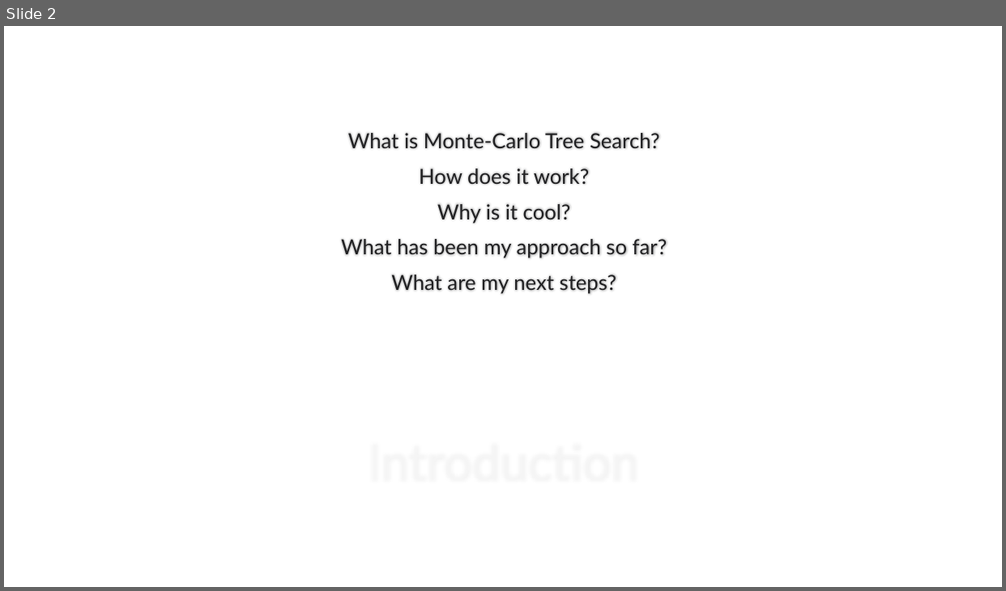
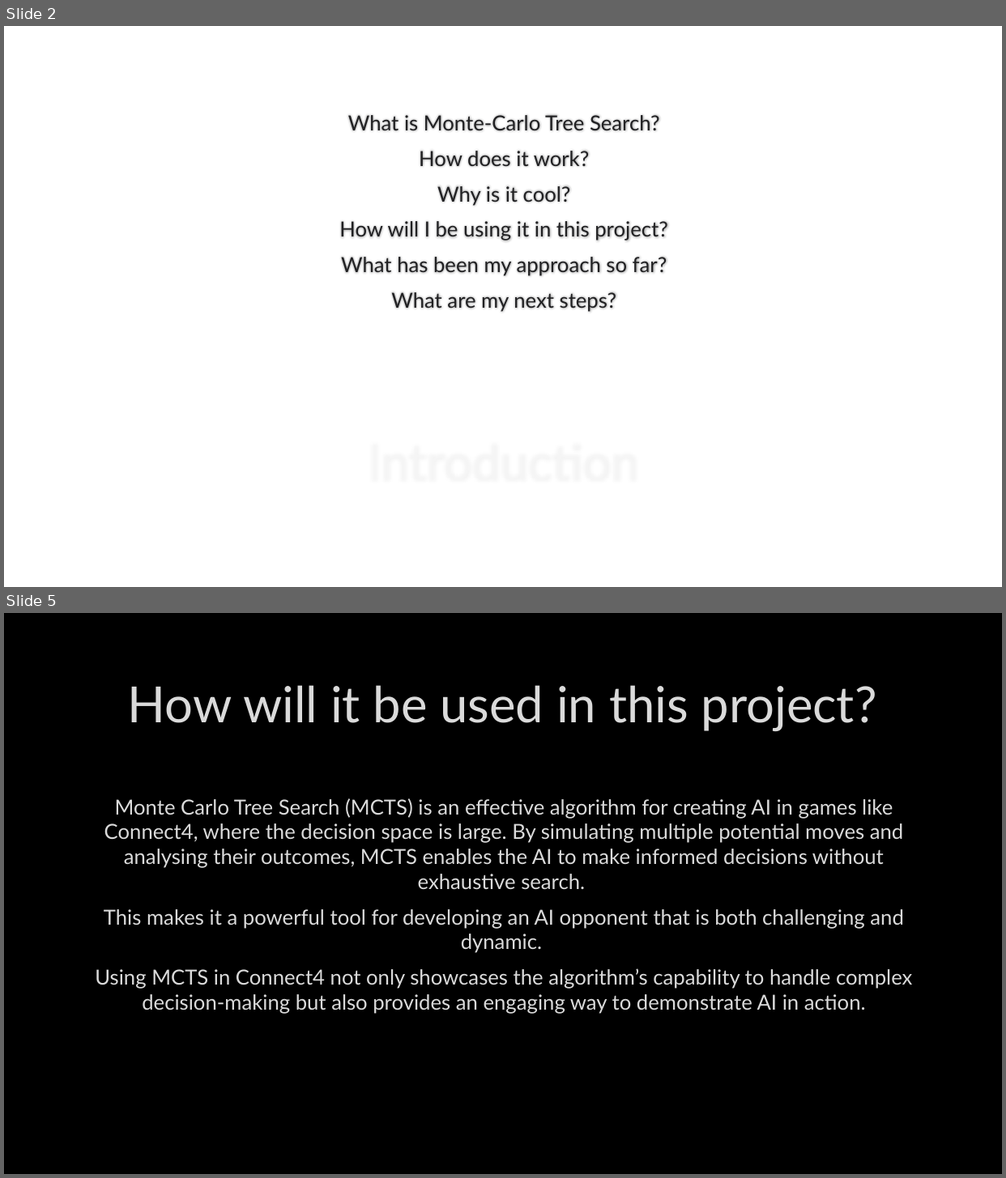
Before and after one commit to DanciuA004/Year3Project, a slide deck: documents/Interim Presentation.pptx. Shown one above the other, each under a label of ours: slide 2 before the commit, slides 2 and 5 after it; the slides between them are not shown. The pictures are 1006x591 and 1006x1178 pixels, drawn with LibreOffice and Linux fonts; fonts in the diff are those of the drawing; background and template pictures are left out. Boxes give left, top, right and bottom in pixels: in the first picture for what was removed or moved away, otherwise in the second. Text is boxed around its words. In the diff, an @@ line names an element or a change of style, - is before the commit and + after.

Commit message:
Finished PowerPoint presentation

```diff
--- a/documents/Interim Presentation.pptx
+++ b/documents/Interim Presentation.pptx
@@ slide 5 added at [4,613,1002,1174], background picture (left out) @@
@@ title added at [128,685,877,731], 48 pt, text #DADADA @@
+How will it be used in this project?
@@ text added at [95,798,912,1014], 20 pt, text #DADADA @@
+Monte Carlo Tree Search (MCTS) is an effective algorithm for creating AI in games like Connect4, where the decision space is large. By simulating multiple potential moves and analysing their outcomes, MCTS enables the AI to make informed decisions without exhaustive search.
+This makes it a powerful tool for developing an AI opponent that is both challenging and dynamic.
+Using MCTS in Connect4 not only showcases the algorithm’s capability to handle complex decision-making but also provides an engaging way to demonstrate AI in action.
@@ slide 2 changed as well @@
@@ text at [339,221,667,241]: paragraph added @@
+How will I be using it in this project?
```
Also in this commit, not shown: 3 other slides changed, 2 other slides added, 2 slides removed.
